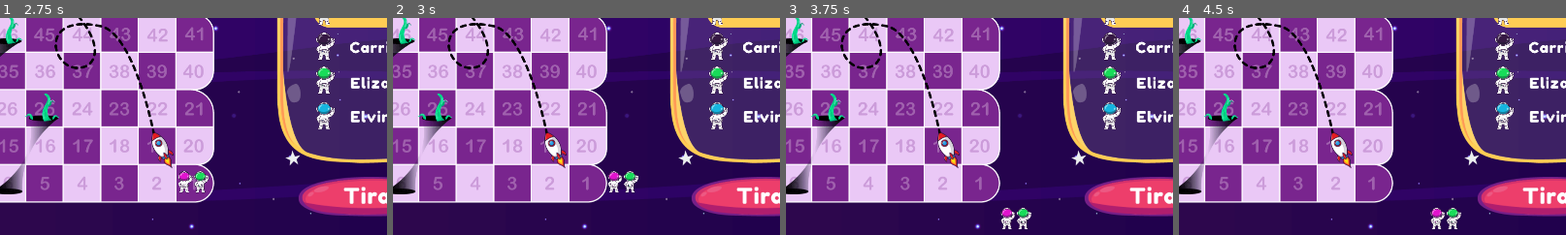
Above: before the commit, frames 1-4 (left to right).
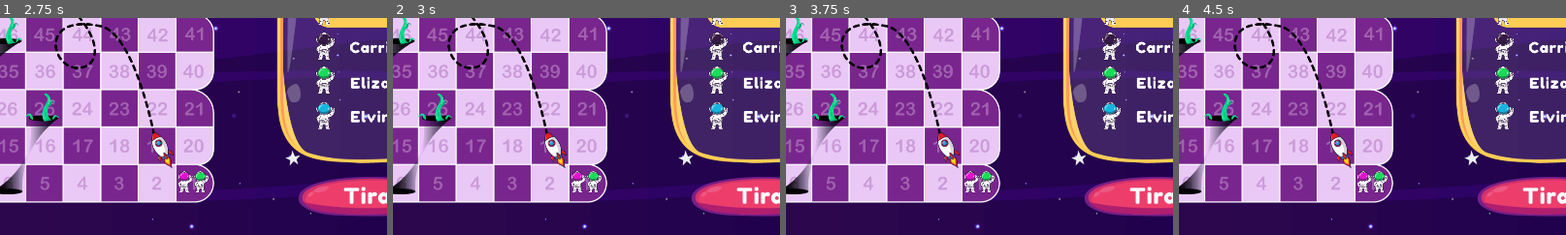
Above: after the commit, the same moments.

Repository: carrilloycardenas/Carrera-espacial
Game: Godot game, scene res://tablero/tablero.tscn
Same seed, same stepped clock (60 frames per second), same inputs: the game is played once before the commit and once after it. The project has no main scene, so this scene is started directly.
Inputs (mouse positions are % of the whole screen's width and height, from its top left):
- Up to frame 1 (2.75 s): click (81, 91) at 0.5 s; click (86, 9) at 1.25 s; click (80, 9) at 2 s
- Up to frame 2 (3 s): hold Right (ui_right) from 2.78 s (still down)
- Up to frame 3 (3.75 s): release Right (ui_right) at 3.53 s; hold Down (ui_down) from 3.53 s (still down)
- Up to frame 4 (4.5 s): tap Enter at 4.25 s; release Down (ui_down) at 4.28 s; hold Right (ui_right) from 4.28 s (still down)
The pictures show only the part of the screen within x 33-83%, y 50-100%; the shares and areas given below are measured in that part.

Frame 1 is identical in both runs. In frame 2, 1.0% of the frame differs, in the area x 45-64%, y 70-81%; in frame 3, 1.0%; in frame 4, 1.0%, in the area x 45-73%, y 70-98%.

Commit message:
Ah

Diff:
--- a/scripts/tablero.gd
+++ b/scripts/tablero.gd
@@ -27,10 +27,11 @@
 onready var astro2 = get_node("astro2")
 var preguntas = {}
 var function_save = null
-var preg_state = true
+var preg_state = false
 var ans_state = false
 # Called when the node enters the scene tree for the first time.
 func _ready():
+	print(currPos)
 	$astro1.position = Vector2(currPos[0][0],currPos[0][1])
 	$astro2.position = Vector2(currPos[1][0],currPos[1][1])
 	rng.seed = OS.get_system_time_msecs()
@@ -50,10 +51,8 @@
 	get_node("Fondo-espacio-dado/spriteDado/dado").frame = (dado-1)
 	if player == 0:
 		function_save = avanzar(dado)
-		player = 1
 	elif player == 1:
 		function_save = avanzar(dado)
-		player = 0
 	#function_save.resume()
 
 func _on_CheckButton_pressed():
@@ -131,6 +130,8 @@
 			currPos[player][1] -= 48.5
 		elif currPos[player][0] < 541 && currPos[player][1] > 39 && currPos[player][1] < 99:
 			currPos[player][0] += 48.5
+		$astro1.position = Vector2(currPos[0][0],currPos[0][1])
+		$astro2.position = Vector2(currPos[1][0],currPos[1][1])
 	# Comprobar casilla de agujero o cohete
 	# Casilla 19
 	if currPos[player][0] > 528 && currPos[player][0] < 556 && currPos[player][1] < 487 && currPos[player][1] > 427:
@@ -170,7 +171,11 @@
 	elif currPos[player][0] > 332 && currPos[player][0] < 364 && currPos[player][1] > 39 && currPos[player][1] < 99:
 		currPos[player][0]+=(48.5*2)
 		currPos[player][1]+=(48.5*3)
-	pass
+
+	if player == 0:
+		player = 1
+	elif player == 1:
+		player = 0
 
 
 func _on_btnokcorrecto_pressed():
--- a/tablero/tablero.tscn
+++ b/tablero/tablero.tscn
@@ -40,7 +40,6 @@
 [ext_resource path="res://assets/BOTONES/botones-si.png" type="Texture" id=38]
 [ext_resource path="res://assets/BOTONES/boton-ok.png" type="Texture" id=39]
 [ext_resource path="res://sprites/astro2.tscn" type="PackedScene" id=40]
-[ext_resource path="res://sprites/astro2.gd" type="Script" id=41]
 [ext_resource path="res://assets/PREGUNTAS/Screenshot from 2023-04-15 11-37-44.png" type="Texture" id=42]
 [ext_resource path="res://assets/PREGUNTAS/contenedor-preguntas.png" type="Texture" id=43]
 [ext_resource path="res://tablero/resGroup.tres" type="ButtonGroup" id=44]
@@ -198,11 +197,11 @@
 [node name="astro2" parent="." instance=ExtResource( 40 )]
 position = Vector2( 602.133, 505.6 )
 scale = Vector2( 0.75, 0.75 )
-script = ExtResource( 41 )
 
 [node name="astro1" parent="." instance=ExtResource( 19 )]
 position = Vector2( 580.8, 505.6 )
 scale = Vector2( 0.75, 0.75 )
+script = null
 
 [node name="salir" type="Node2D" parent="."]
 visible = false
Not shown: 1 places in tablero/tablero.tscn that only renumber resources
